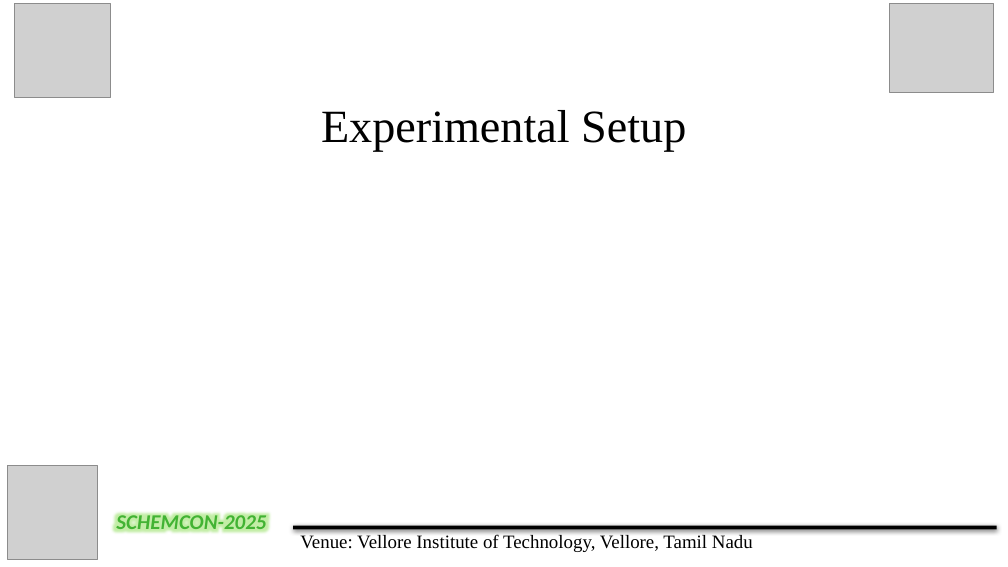
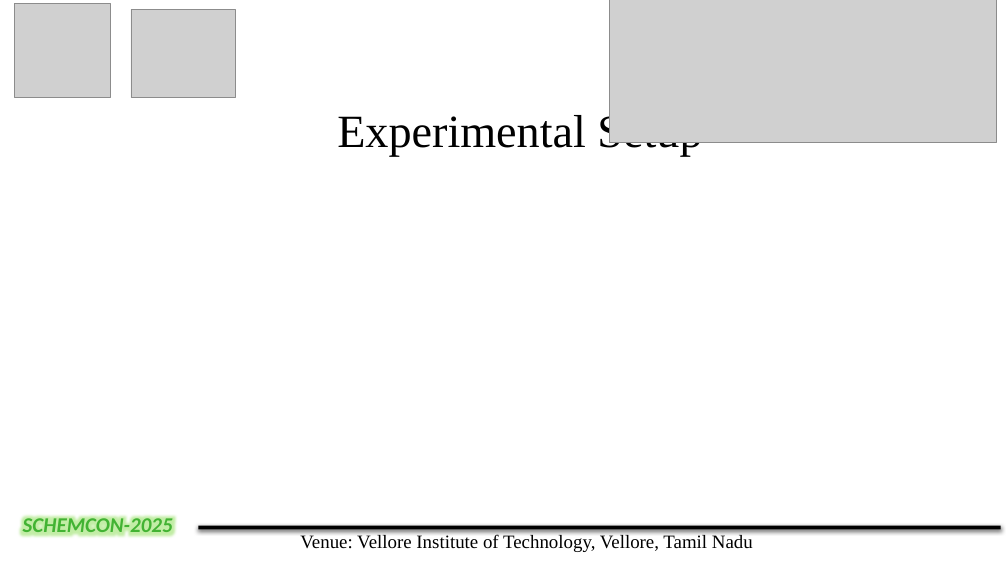
Before and after one commit to 0xPrabhat/Schemcon-Originals, a slide deck: slide 5 of public/Presentation-template.pptx. Drawn at 1008x567 pixels with LibreOffice and Linux fonts; fonts in the diff are those of the drawing; grey boxes stand for pictures. Boxes give left, top, right and bottom in pixels: in the first picture for what was removed or moved away, otherwise in the second. Text is boxed around its words. In the diff, an @@ line names an element or a change of style, - is before the commit and + after.

```diff
--- a/public/Presentation-template.pptx
+++ b/public/Presentation-template.pptx
@@ picture: place and size @@
-picture at <box>889,4,994,92</box>
+picture at <box>131,9,235,98</box>
@@ picture added at <box>609,0,997,142</box> @@
@@ text "Experimental Setup" rewrapped from <box>321,110,686,151</box> to <box>337,111,702,156</box> @@
@@ picture removed at <box>8,466,97,560</box> @@
@@ text "SCHEMCON-2025": place and size @@
-text "SCHEMCON-2025" at <box>116,511,266,535</box>
+text "SCHEMCON-2025" at <box>23,515,173,539</box>
@@ rectangle: place and size @@
-rectangle at <box>293,526,997,529</box>
+rectangle at <box>198,526,1000,529</box>
```
Also in this commit, not shown: 9 other slides changed, 25 other files.
